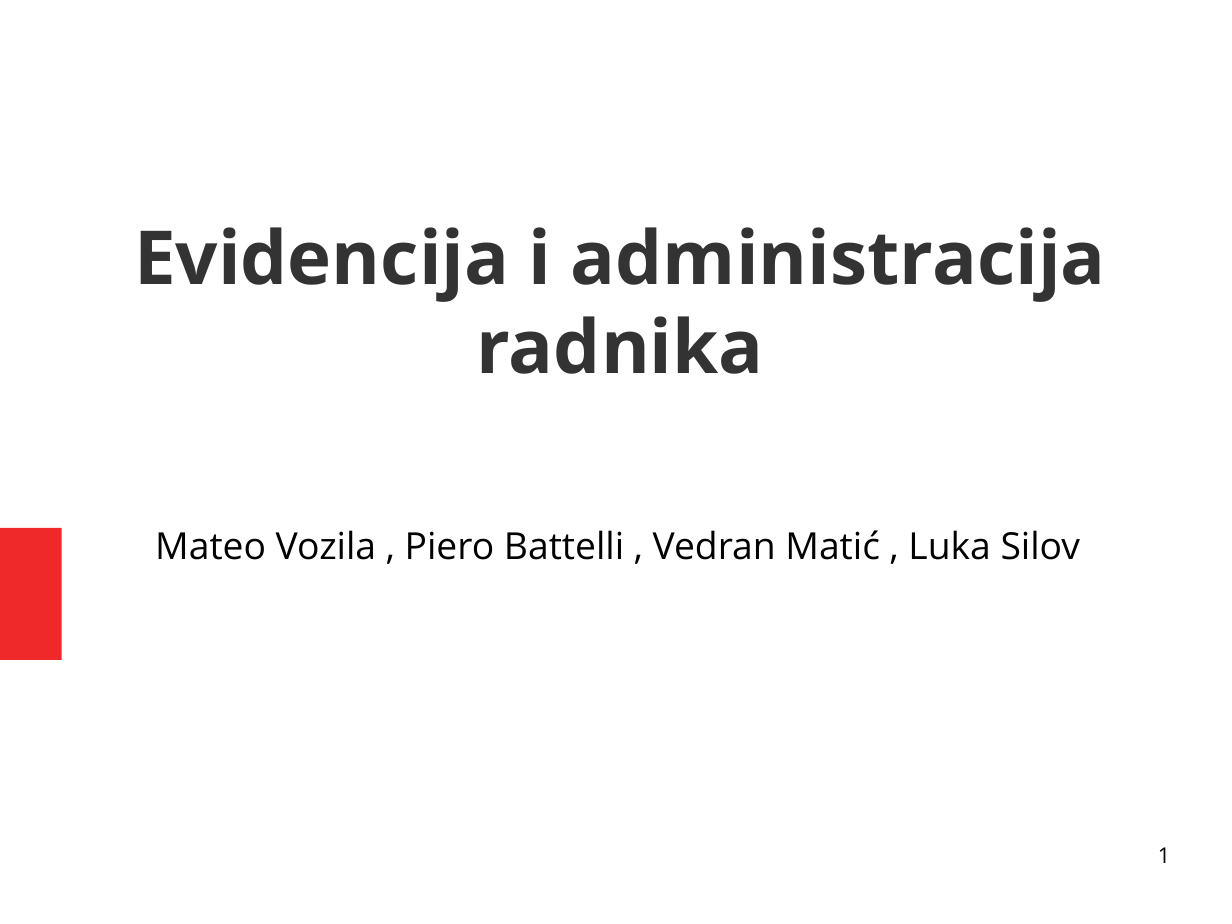
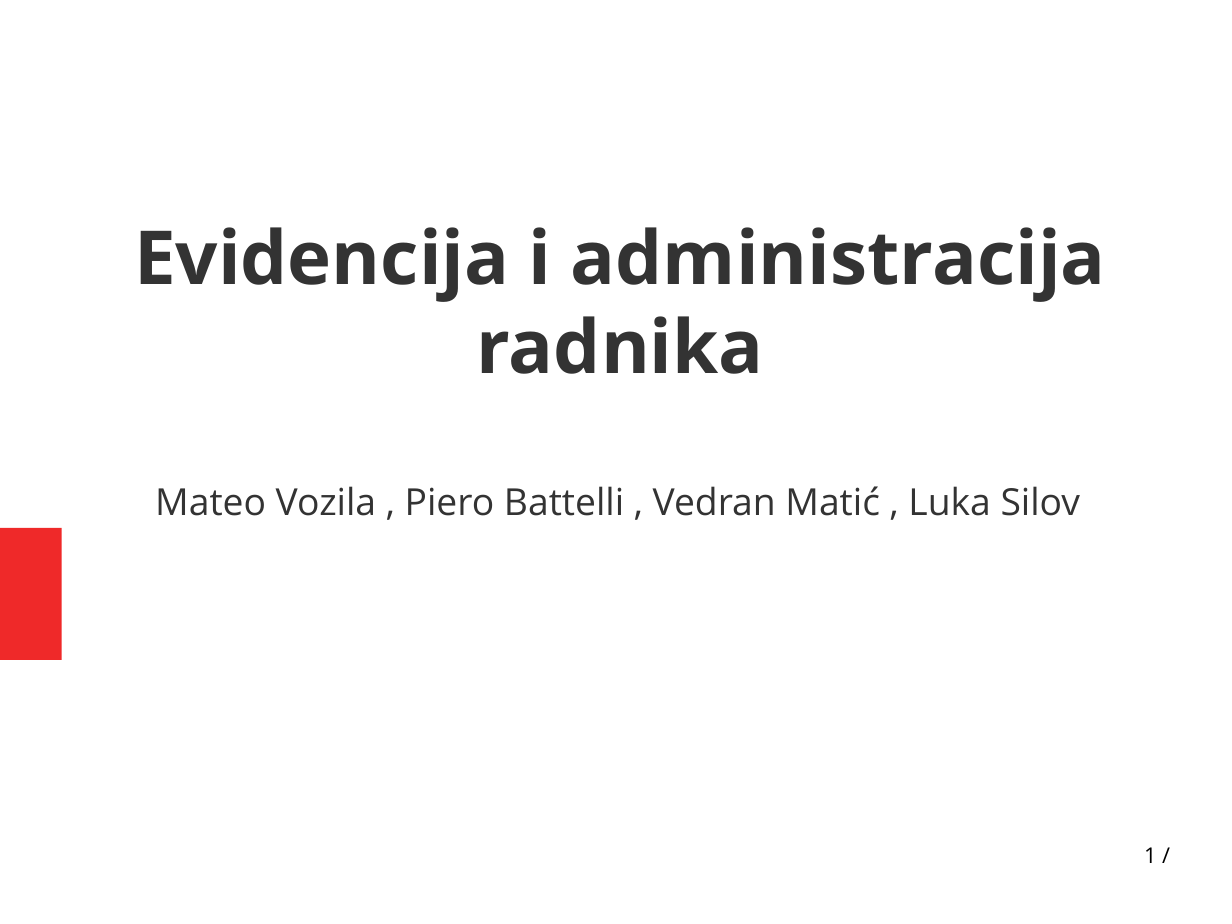
Before and after one commit to Alpfonso/Evidencija-i-administracija-radnika, a slide deck: slide 1 of presentation/prezentacija.odp. Drawn at 1232x924 pixels with LibreOffice and Linux fonts; fonts in the diff are those of the drawing. Boxes give left, top, right and bottom in pixels: in the first picture for what was removed or moved away, otherwise in the second. Text is boxed around its words. In the diff, an @@ line names an element or a change of style, - is before the commit and + after.

```diff
--- a/presentation/prezentacija.odp
+++ b/presentation/prezentacija.odp
@@ subtitle "Mateo Vozila , Piero Battelli ..." at <box>155,486,1081,516</box>: text colour #000000 to #333333; more space between paragraphs @@
@@ page number at <box>1144,847,1156,863</box>: text changed @@
-1
+1 /
```
Also in this commit, not shown: 3 other slides changed, 2 slides added, 3 slides removed, 1 other file.
